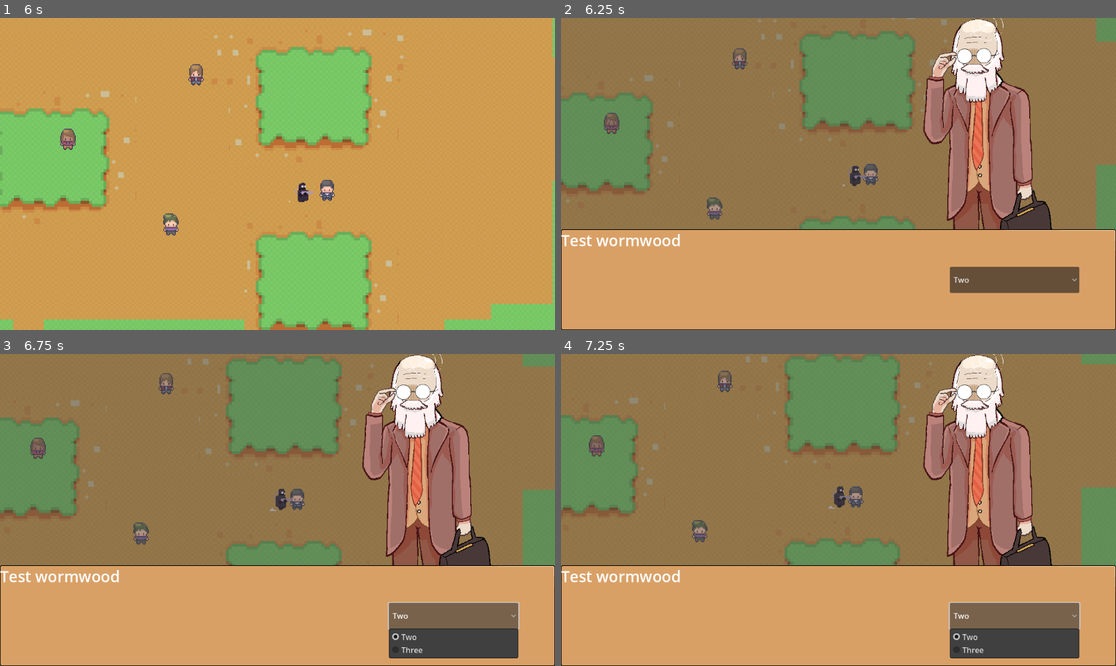
Above: before the commit, frames 1-4 (two rows, left to right).
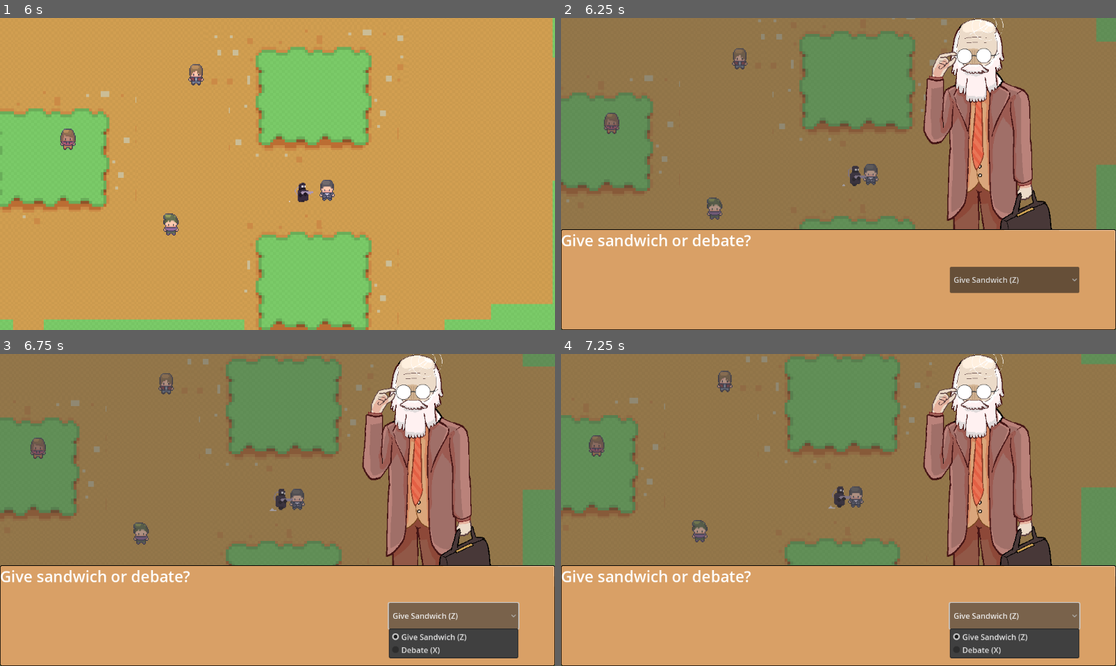
Above: after the commit, the same moments.

Repository: PieFlavr/Spring-2025-Hackathon
Game: Godot game, scene res://scenes/game.tscn
Two runs of this game, one before a commit and one after it. Both use one fixed random seed, a clock stepped at 60 frames per second and the inputs below.
Inputs:
- Up to frame 1 (6 s): tap Enter (ui_accept) at 0.5, 0.77, 1.52, 3.02, 3.77, 4.52 s; hold Right (ui_right) 0.53-1.28 s; hold Down (ui_down) 1.28-2.03 s; hold Right (ui_right) 2.03-2.78 s; hold Up (ui_up) 2.78-3.53 s; hold Left (ui_left) 3.53-5.03 s; hold Down (ui_down) 5.03-5.78 s; hold Right (ui_right) from 5.78 s (still down)
- Up to frame 2 (6.25 s): keep holding Right (ui_right); tap Enter (ui_accept) at 6.02 s
- Up to frame 3 (6.75 s): release Right (ui_right) at 6.5 s; click "Two" (after the commit: "Give Sandwich (Z)") at 6.5 s
- Up to frame 4 (7.25 s): no input

Frame 1 is identical in both runs. In frame 2, 0.7% of the frame differs, in the area x 0-83%, y 69-86%; in frame 3, 0.9%, in the area x 0-85%, y 69-97%; in frame 4, 0.9%.
Error in both runs: Invalid call. Nonexistent function 'set_text' in base 'Control (conversation_menu.gd)'. (res://scripts/area_2d_tanya.gd:43)

Commit message:
Update area_2d_wormwood.gd

Diff:
--- a/scenes/area_2d_wormwood.gd
+++ b/scenes/area_2d_wormwood.gd
@@ -1,15 +1,45 @@
+#extends Area2D
+#
+#@onready var conversation_menu: Control = %ConversationMenu
+#
+#func _on_body_entered(body: Node2D) -> void:
+	#if body.name == "Player":
+		#conversation_menu.displayQuestion("Test wormwood", ["Two", "Three"], "Wormwood")
+		#
+#
+#
+#
+#
+#
+#func _on_body_exited(body: Node2D) -> void:
+	#conversation_menu.closeMenu()
+	#print("Now closing menu")
+
 extends Area2D
 
 @onready var conversation_menu: Control = %ConversationMenu
+var interacted := false
 
 func _on_body_entered(body: Node2D) -> void:
-	if body.name == "Player":
-		conversation_menu.displayQuestion("Test wormwood", ["Two", "Three"], "Wormwood")
+	if body.name == "Player" and not interacted:
+		var response = await conversation_menu.displayQuestion(
+			"Give sandwich or debate?",
+			["Give Sandwich (Z)", "Debate (X)"],
+			"Wormwood"
+		)
 
+		if response == 0:
+			conversation_menu.displayText("He blesses you with a map!", "Wormwood")
+			Global.has_map = true
+		elif response == 1:
+			if randf() > 0.5:
+				conversation_menu.displayText("You failed the debate. Lost time!", "Wormwood")
+				Global.time_penalty(60)
+			else:
+				conversation_menu.displayText("You won the debate! You gain wisdom.", "Wormwood")
+				Global.has_map = true
 
-
-
-
+		interacted = true
 
 func _on_body_exited(body: Node2D) -> void:
 	conversation_menu.closeMenu()
